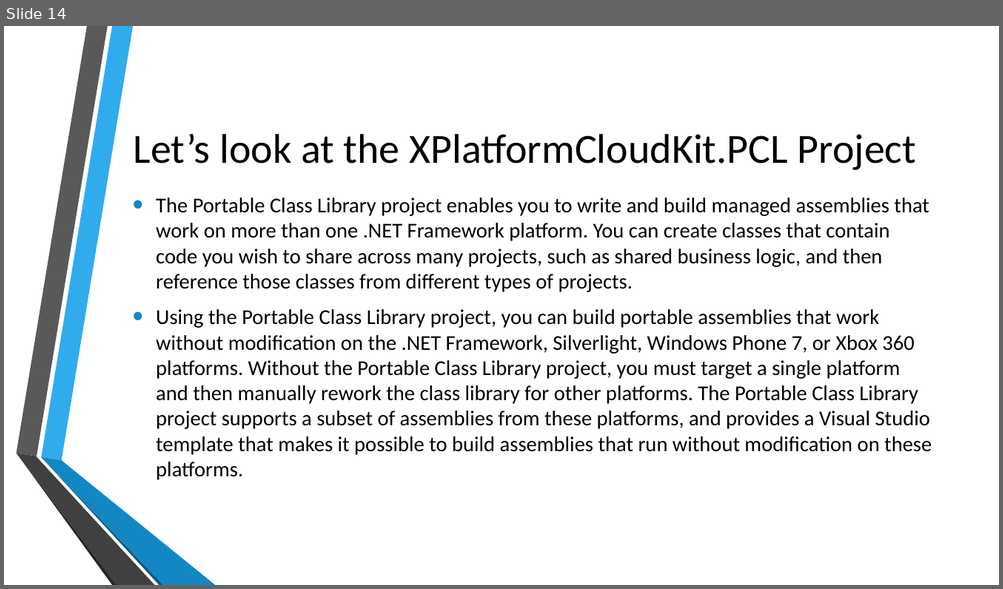
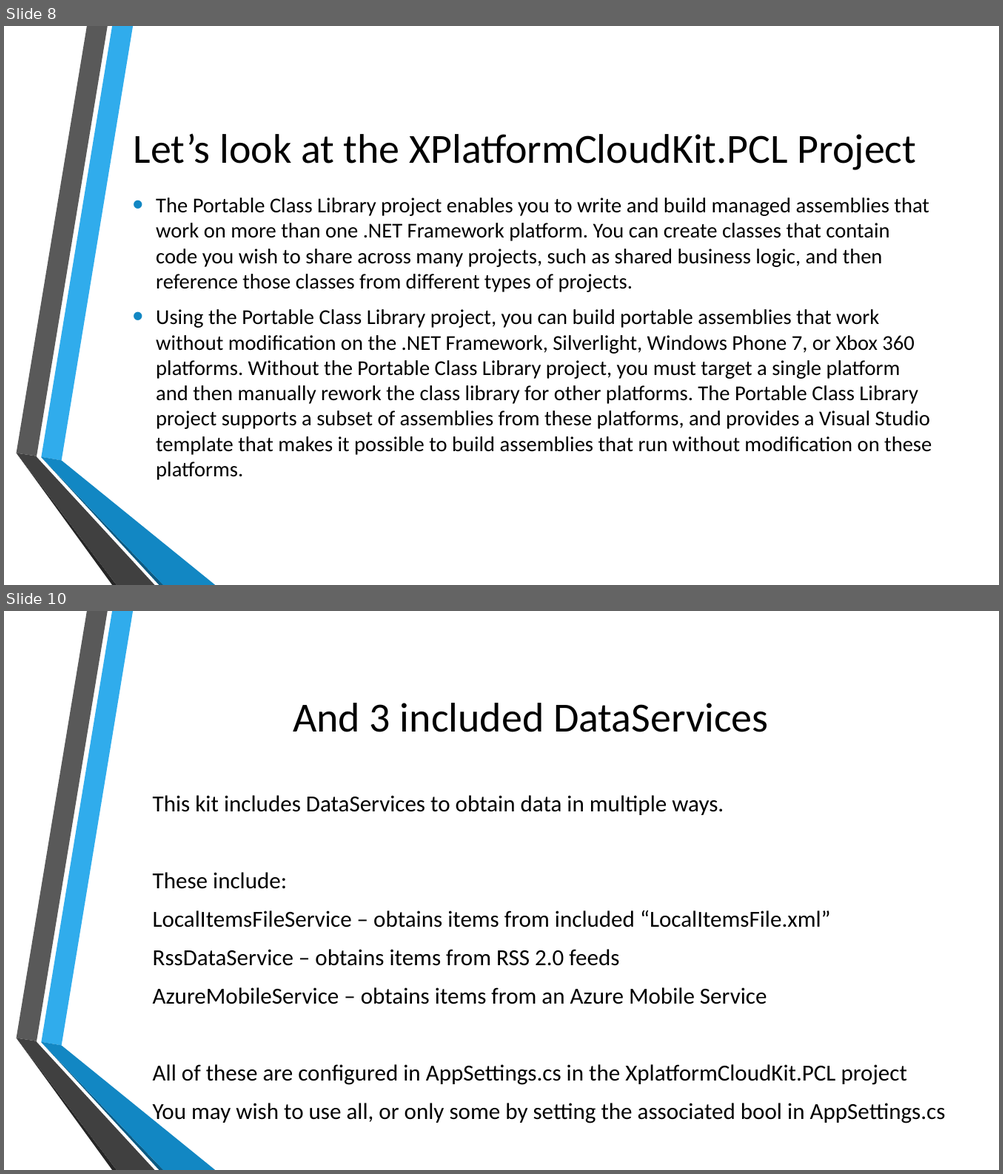
Before and after one commit to toolboc/XPlatformCloudKit, a slide deck: XPlatformCloudkit.pptx. Shown one above the other, each under a label of ours: slide 14 before the commit, slides 8 and 10 after it; the slides between them are not shown. The pictures are 1003x589 and 1003x1174 pixels, drawn with LibreOffice and Linux fonts; fonts in the diff are those of the drawing; background and template pictures are left out. Boxes give left, top, right and bottom in pixels: in the first picture for what was removed or moved away, otherwise in the second. Text is boxed around its words. In the diff, an @@ line names an element or a change of style, - is before the commit and + after.

```diff
--- a/XPlatformCloudkit.pptx
+++ b/XPlatformCloudkit.pptx
@@ slide 10 added at (x1=4, y1=611, x2=999, y2=1170), background picture (left out); not listed: 6 template elements that a slide beside it also shows @@
@@ title added at (x1=293, y1=703, x2=768, y2=732), 40 pt, text #000000 @@
+And 3 included DataServices
@@ text added at (x1=153, y1=795, x2=945, y2=1125), 22.2 pt, text #000000 @@
+This kit includes DataServices to obtain data in multiple ways.
+These include:
+LocalItemsFileService – obtains items from included “LocalItemsFile.xml”
+RssDataService – obtains items from RSS 2.0 feeds
+AzureMobileService – obtains items from an Azure Mobile Service
+All of these are configured in AppSettings.cs in the XplatformCloudKit.PCL project
+You may wish to use all, or only some by setting the associated bool in AppSettings.cs
@@ what was slide 14 is now slide 8 @@
```
Also in this commit, not shown: 11 slides changed, 1 other slide added.
